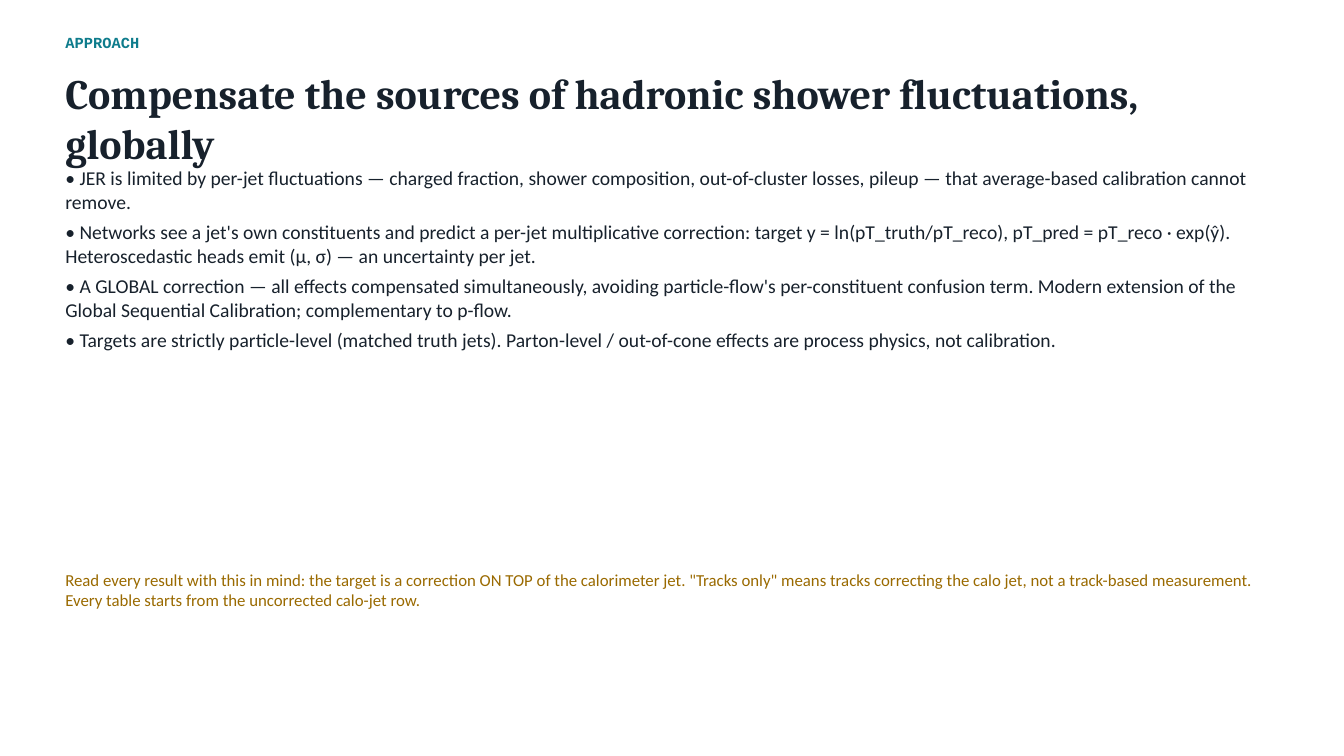
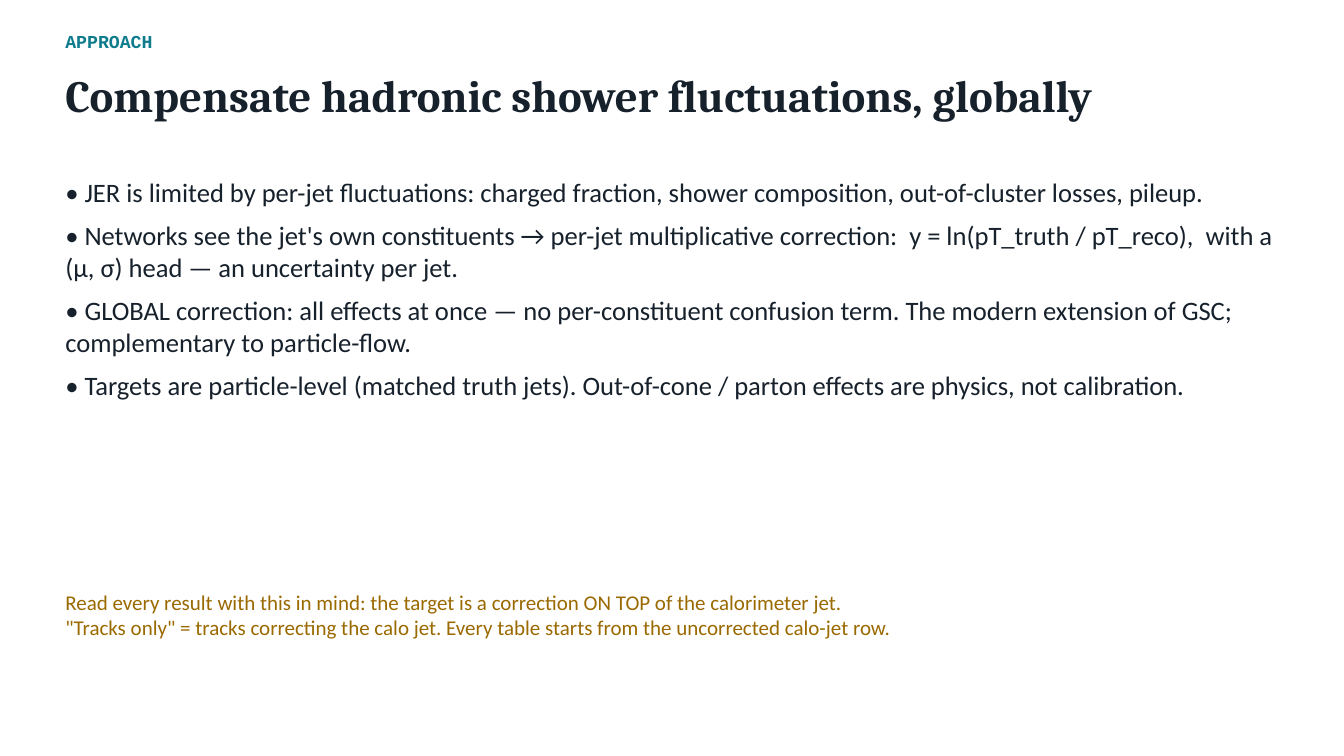
Before and after one commit to afarbin/DetectorFoundationModel, a slide deck: slide 2 of talks/2026-08-26-group-meeting/DFM_group_meeting.pptx. Drawn at 1344x756 pixels with LibreOffice and Linux fonts; fonts in the diff are those of the drawing. Boxes give left, top, right and bottom in pixels: in the first picture for what was removed or moved away, otherwise in the second. Text is boxed around its words. In the diff, an @@ line names an element or a change of style, - is before the commit and + after.

```diff
--- a/talks/2026-08-26-group-meeting/DFM_group_meeting.pptx
+++ b/talks/2026-08-26-group-meeting/DFM_group_meeting.pptx
@@ text "APPROACH" at <box>65,36,152,48</box>: size 11 to 13 pt @@
@@ text at <box>65,80,1092,122</box>: text changed; size 30 to 32 pt @@
-Compensate the sources of hadronic shower fluctuations, globally
+Compensate hadronic shower fluctuations, globally
@@ text at <box>65,183,1272,400</box>: text changed; size 14 to 19 pt @@
-• JER is limited by per-jet fluctuations — charged fraction, shower composition, out-of-cluster losses, pileup — that average-based calibration cannot remove.
-• Networks see a jet's own constituents and predict a per-jet multiplicative correction: target y = ln(pT_truth/pT_reco), pT_pred = pT_reco · exp(ŷ). Heteroscedastic heads emit (μ, σ) — an uncertainty per jet.
-• A GLOBAL correction — all effects compensated simultaneously, avoiding particle-flow's per-constituent confusion term. Modern extension of the Global Sequential Calibration; complementary to p-flow.
-• Targets are strictly particle-level (matched truth jets). Parton-level / out-of-cone effects are process physics, not calibration.
+• JER is limited by per-jet fluctuations: charged fraction, shower composition, out-of-cluster losses, pileup.
+• Networks see the jet's own constituents → per-jet multiplicative correction: y = ln(pT_truth / pT_reco), with a (μ, σ) head — an uncertainty per jet.
+• GLOBAL correction: all effects at once — no per-constituent confusion term. The modern extension of GSC; complementary to particle-flow.
+• Targets are particle-level (matched truth jets). Out-of-cone / parton effects are physics, not calibration.
@@ text at <box>65,595,890,639</box>: text changed; size 12 to 15 pt @@
-Read every result with this in mind: the target is a correction ON TOP of the calorimeter jet. "Tracks only" means tracks correcting the calo jet, not a track-based measurement. Every table starts from the uncorrected calo-jet row.
+Read every result with this in mind: the target is a correction ON TOP of the calorimeter jet.
+"Tracks only" = tracks correcting the calo jet. Every table starts from the uncorrected calo-jet row.
```
Also in this commit, not shown: 15 other slides changed, 5 slides added.
